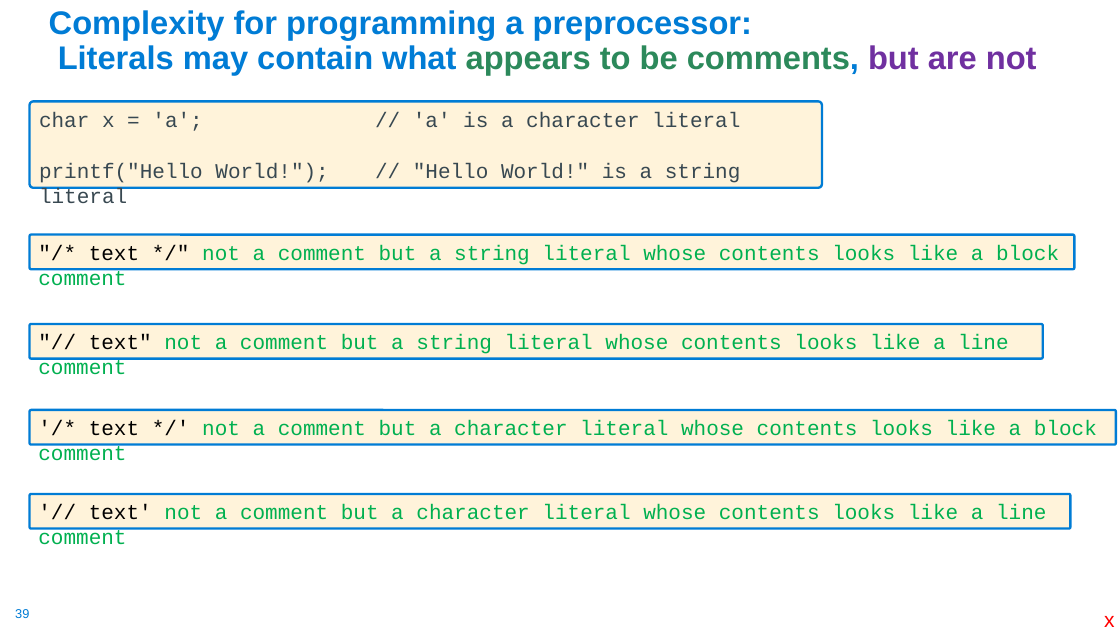
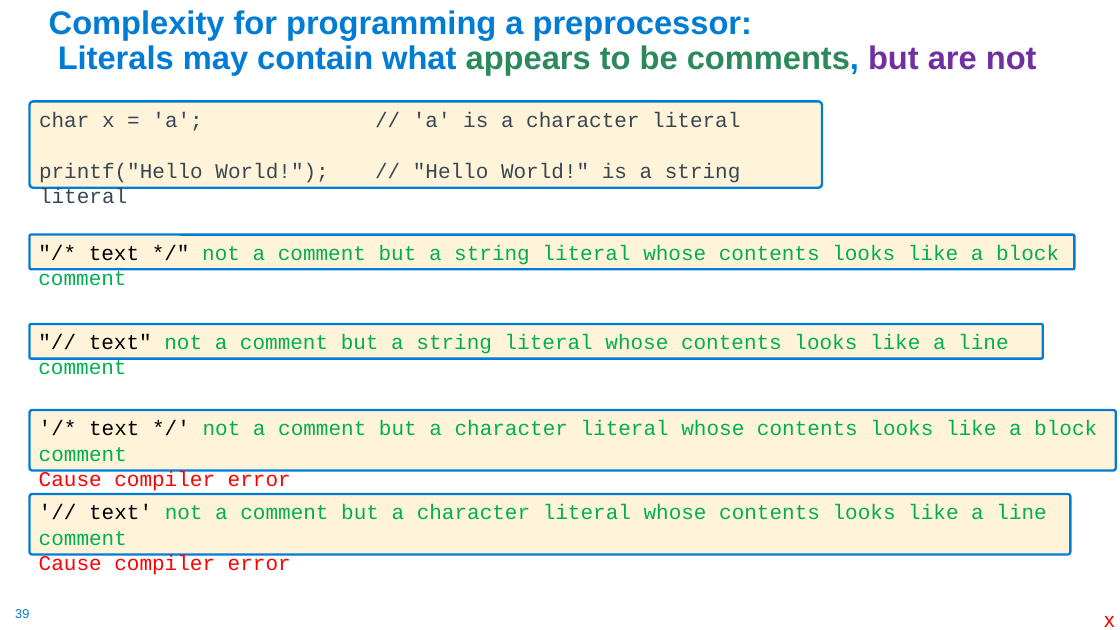
Before and after one commit to cse30-sp24/Cao-slides, a slide deck: slide 39 of 01-C-Part1.pptx. Drawn at 1120x630 pixels with LibreOffice and Linux fonts; fonts in the diff are those of the drawing. Boxes give left, top, right and bottom in pixels: in the first picture for what was removed or moved away, otherwise in the second. Text is boxed around its words. In the diff, an @@ line names an element or a change of style, - is before the commit and + after.

```diff
--- a/01-C-Part1.pptx
+++ b/01-C-Part1.pptx
@@ rounded rectangle "'/* text */' not a ...": place and size @@
-rounded rectangle "'/* text */' not a ..." at bbox=[29, 410, 1116, 444]
+rounded rectangle "'/* text */' not a ..." at bbox=[29, 410, 1116, 471]
@@ text in rounded rectangle at bbox=[39, 471, 291, 491]: paragraph added @@
+Cause compiler error
@@ rounded rectangle "'// text' not a comment ...": place and size @@
-rounded rectangle "'// text' not a comment ..." at bbox=[29, 494, 1070, 528]
+rounded rectangle "'// text' not a comment ..." at bbox=[29, 494, 1070, 555]
@@ text in rounded rectangle at bbox=[39, 555, 291, 575]: paragraph added @@
+Cause compiler error
```
Also in this commit, not shown: 9 other slides changed.
